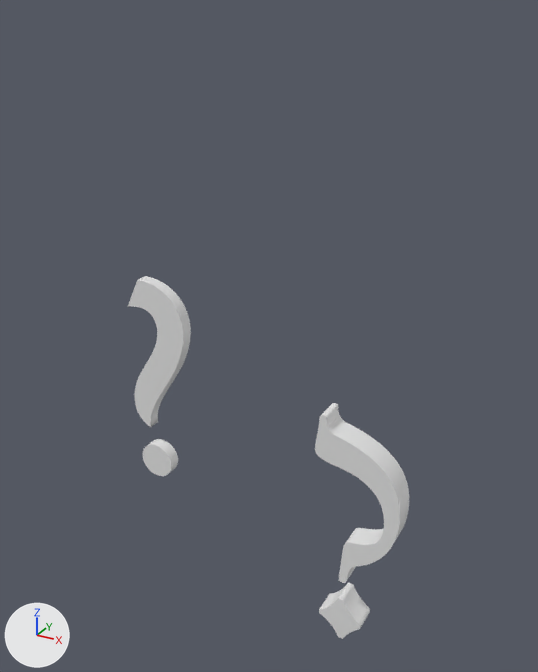
What one commit did to the Blender file Question mark.blend.
One viewpoint serves both versions: a 50 mm lens placed at (0.667, -1.713, 1.372), pointed at (-0.294, 0.036, 0.498). Arrows for +X, +Y and +Z are at lower left; the lights stay in place. Text is drawn in Blender's own font.

Objects in the first picture: 'Text', 'Text.001'.
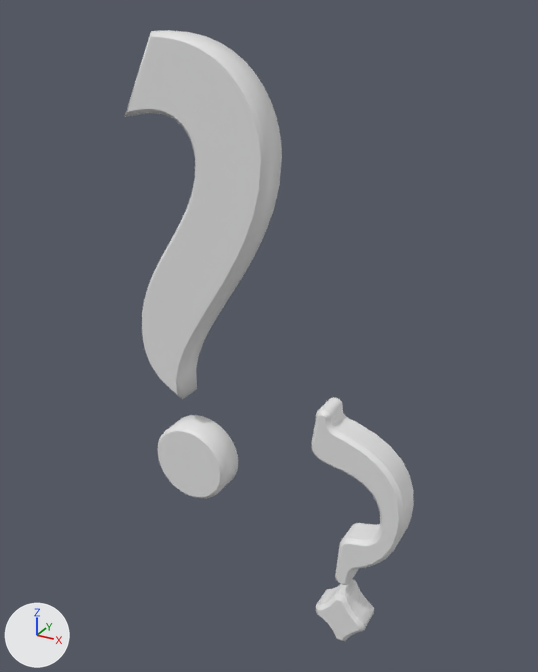
Changed parts and their boxes [x1, y1, x2, y2] in the pictures (538 x 672 px):
'Text.001', reshaped, rescaled (147% wider, 134% taller): before [128, 276, 191, 476]; after [125, 30, 282, 499]
'Text', reshaped (8% wider): before [315, 403, 409, 639]; after [312, 397, 414, 641]
part 1 of me_text, rebuilt (9% wider): before [322, 403, 409, 580]; after [319, 397, 414, 582]
part 2 of me_text, rebuilt (8% wider): before [315, 415, 400, 583]; after [312, 409, 404, 585]
part 3 of me_text, rebuilt (16% wider, 11% taller): before [320, 583, 370, 628]; after [316, 580, 374, 630]
part 4 of me_text, rebuilt (17% wider, 20% taller): before [319, 599, 360, 639]; after [316, 593, 364, 641]
part 5 of me_text, added: after [313, 415, 399, 584]
part 6 of me_text, added: after [318, 599, 359, 640]

The change, as a diff of the scene's bpy script:
```diff
--- a/Question mark.blend.py
+++ b/Question mark.blend.py
@@ me_text @@
 # used by ob_text; location = (0.0, 0.0, 0.0); rotation_euler = (1.571, 0.0, 0.0), in degrees (90, 0, 0); scale = (2.0, 2.0, 2.0)
-me_text.from_pydata(...)  # 1184 vertices, 880 faces; spans x -0.051..0.082, y -0.227..0.165, z -0.02..0.02
+me_text.from_pydata(...)  # 1216 vertices, 752 faces; spans x -0.057..0.089, y -0.23..0.174, z -0.026..0.026
+# me_text part 1: the loose piece of 488 vertices spanning x -0.051..0.082, y -0.116..0.165, z -0.02..0.02 is rebuilt with 248 vertices and now spans x -0.057..0.089, y -0.119..0.174, z -0.02..0.02
+# me_text part 2: the loose piece of 244 vertices spanning x -0.051..0.082, y -0.116..0.165, z 0.02 is rebuilt with 248 vertices and now spans x -0.057..0.089, y -0.119..0.174, z 0.02..0.026
+# me_text part 3: the loose piece of 104 vertices spanning x -0.036..0.034, y -0.227..-0.15, z -0.02..0.02 is rebuilt with 56 vertices and now spans x -0.041..0.041, y -0.23..-0.141, z -0.02..0.02
+# me_text part 4: the loose piece of 52 vertices spanning x -0.036..0.034, y -0.227..-0.15, z 0.02 is rebuilt with 56 vertices and now spans x -0.041..0.041, y -0.23..-0.141, z 0.02..0.026
+# me_text part 5: a new loose piece of 124 vertices spanning x -0.051..0.083, y -0.113..0.168, z 0.026
+# me_text part 6: a new loose piece of 28 vertices spanning x -0.035..0.035, y -0.224..-0.147, z 0.026
@@ txt_text_001 @@
 txt_text_001.body = '?'
+txt_text_001.bevel_resolution = 0
 txt_text_001.extrude = 0.02
+txt_text_001.bevel_depth = 0.006
@@ ob_text_001 @@
 ob_text_001.rotation_euler = (1.571, 0.0, 0.0)  # degrees (90, 0, 0)
+ob_text_001.scale = (2.0, 2.0, 2.0)
```
